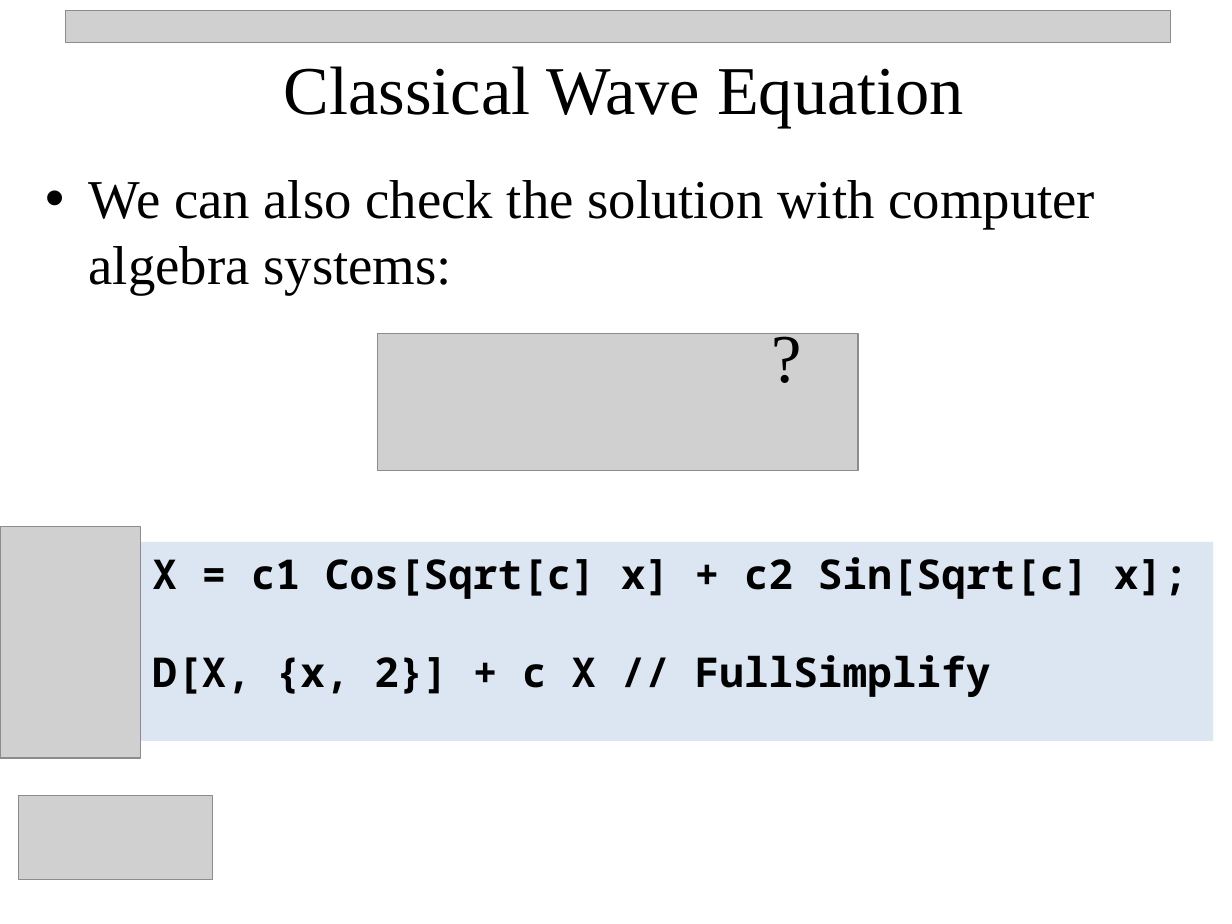
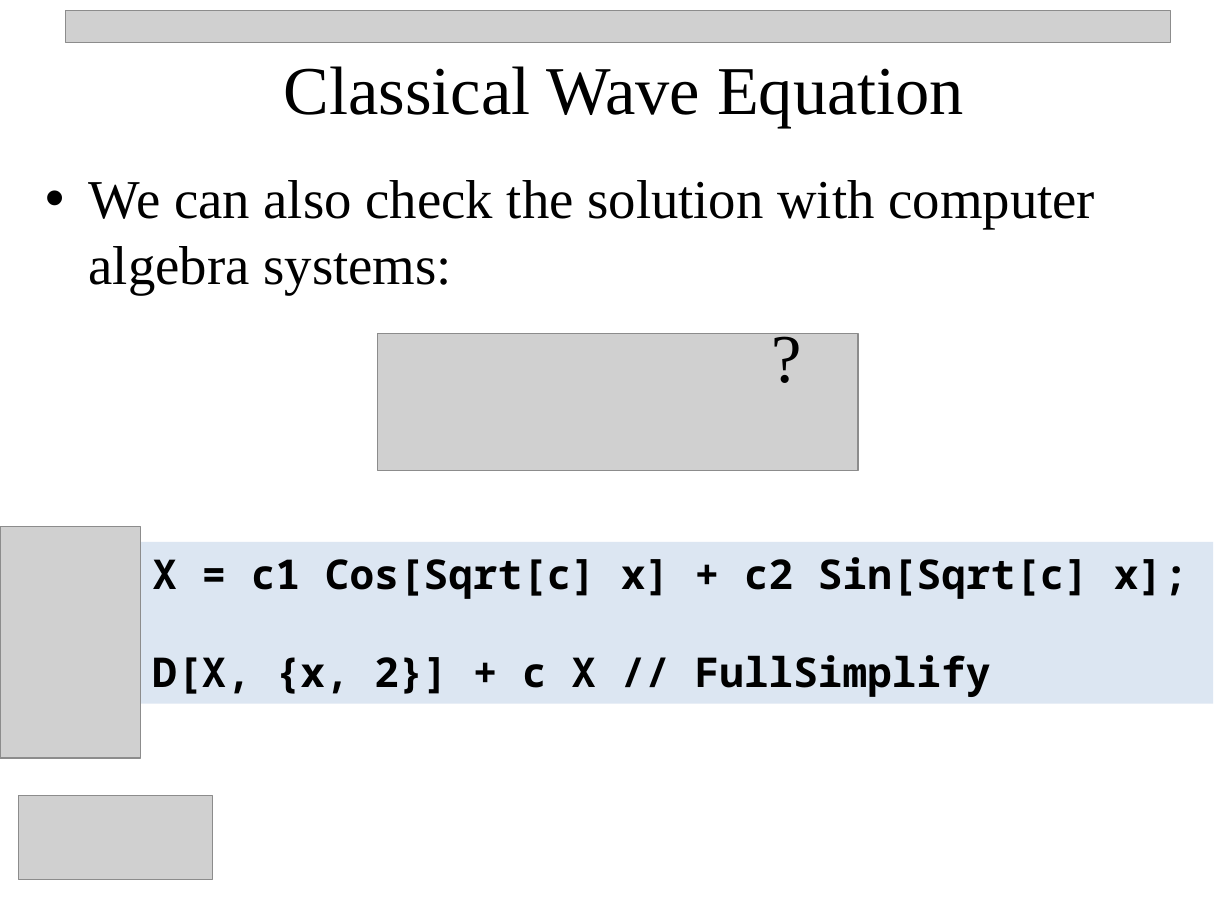
Before and after one commit to npetraco/CHE302, a slide deck: slide 25 of Notes/1_Intro_Classical_Waves.pptx. Drawn at 1232x924 pixels with LibreOffice and Linux fonts; fonts in the diff are those of the drawing; grey boxes stand for pictures. Boxes give left, top, right and bottom in pixels: in the first picture for what was removed or moved away, otherwise in the second. Text is boxed around its words. In the diff, an @@ line names an element or a change of style, - is before the commit and + after.

Commit message:
update

```diff
--- a/Notes/1_Intro_Classical_Waves.pptx
+++ b/Notes/1_Intro_Classical_Waves.pptx
@@ rectangle "X = c1 Cos[Sqrt[c] x] ...": place and size @@
-rectangle "X = c1 Cos[Sqrt[c] x] ..." at (140,542,1214,742)
+rectangle "X = c1 Cos[Sqrt[c] x] ..." at (140,542,1214,703)
```
Also in this commit, not shown: 5 other slides changed.
